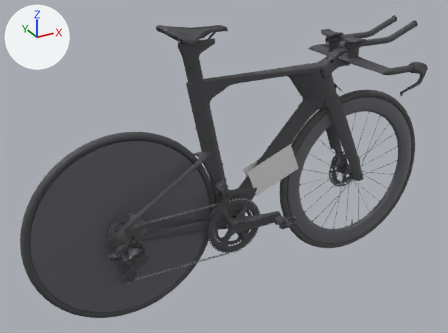
What one commit did to the glTF model sp-assembly-guide/src/assets/sp.glb.
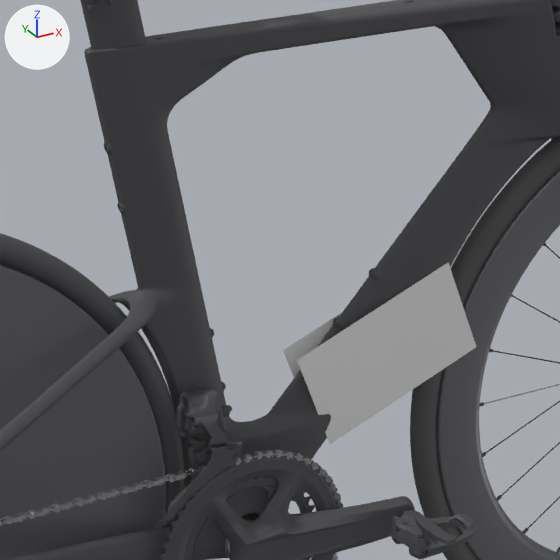
There are two pictures of each version: one whole from a 50 mm lens placed at (-0.993, -1.774, 1.377), pointed at (0.001, 0.032, 0.474), one close up on the part from 36% to 72% of the width and 21% to 69% of the height. The axes (+X, +Y, +Z) are drawn at upper left. The lights are the same throughout. The last two pictures show the newer version. Where no turn or scale is listed for an object, it has been applied to the vertices.

Objects in the first close-up: 'chain__0', 'crankset__21', 'frame__29', 'frame__3', 'frame__33', 'frame__43', 'frame__44', 'front_wheel__2', 'front_wheel__28', 'front_wheel__29', 'rear_wheel__5', 'rear_wheel__7', 'rear_wheel__8' and 15 more.
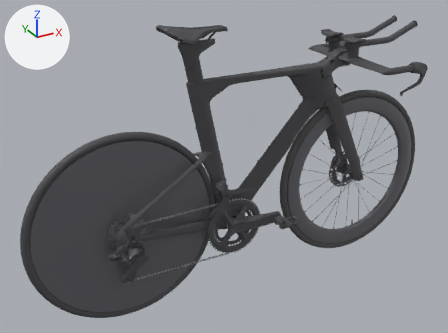
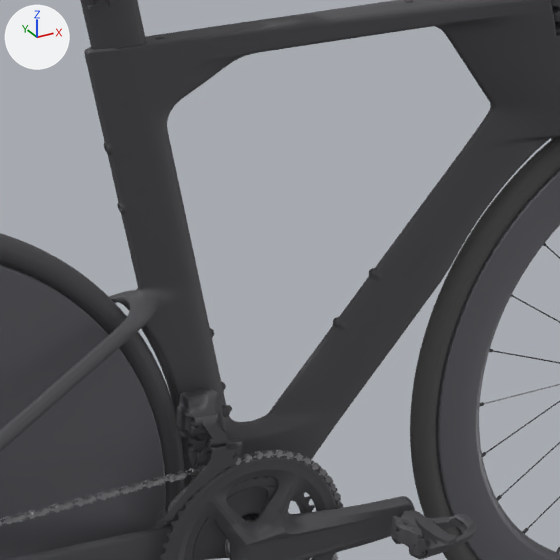
Pixel boxes (x1, y1, x2, y2) of what changed, in the close-ups (560 x 560 px):
'frame__43', deleted
    before: (297, 263, 476, 444)
'frame__44', deleted
    before: (283, 313, 341, 377)

What the commit changed:
Object 'frame__43' (ob_frame__43) is deleted.
Object 'frame__44' (ob_frame__44) is deleted.
